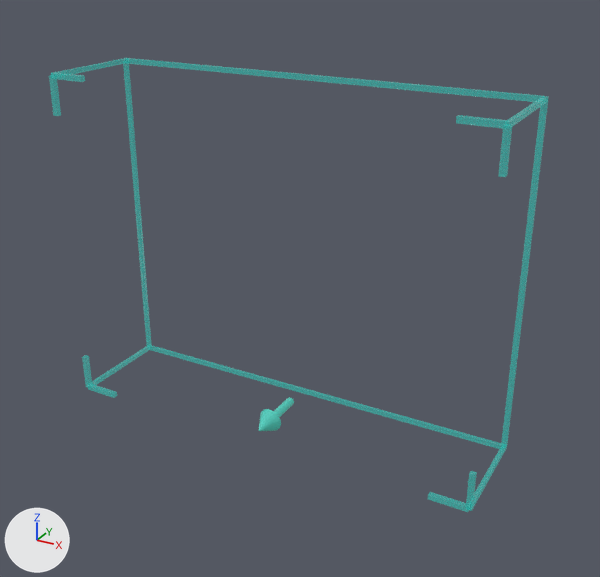
Renders of the FBX model Assets/MuseDesk/Art/Models/WallHabitat/WallHabitat_PlacementGhost.fbx from each side of a commit.
One viewpoint serves both versions: a camera (50 mm lens) standing at (0.839, -1.571, 0.676) and looking at (0.046, -0.13, -0.045). Arrows for +X, +Y and +Z are at lower left; the lights stay in place. The picture after the commit comes second. Where no turn or scale is listed for an object, it has been applied to the vertices.

The first picture shows 'WallHabitat_PlacementGhost_FacingArrow', 'WallHabitat_PlacementGhost_VolumeFrame'.
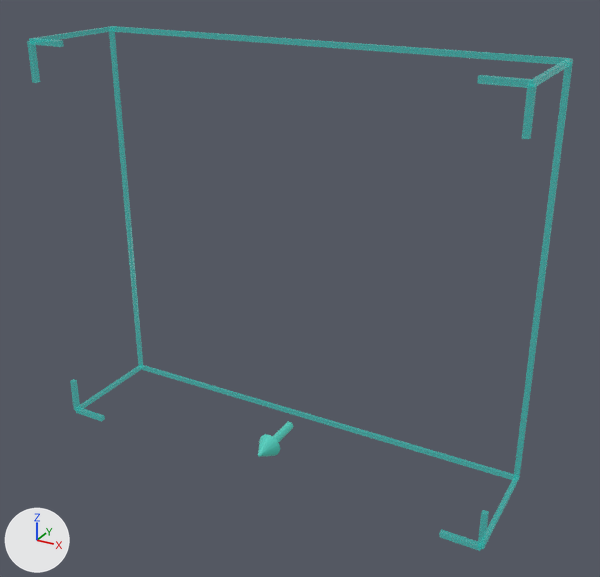
Location of each change, [x1, y1, x2, y2] in pixels of the pictures (600 x 577 px; the box of a moved part takes in the faces that stretch with it):
'WallHabitat_PlacementGhost_VolumeFrame', reshaped, moved (9% wider, 16% taller)
    before: [49, 58, 548, 512]
    after: [27, 26, 573, 551]
'WallHabitat_PlacementGhost_FacingArrow', moved
    before: [259, 397, 294, 431]
    after: [258, 422, 293, 457]
part 1 of me_cube, moved or reshaped
    before: [125, 58, 545, 102]
    after: [110, 26, 570, 65]
part 2 of me_cube, moved or reshaped
    before: [150, 345, 501, 449]
    after: [141, 365, 514, 480]
part 3 of me_cube, moved or reshaped
    before: [123, 63, 152, 347]
    after: [109, 31, 143, 366]
part 4 of me_cube, moved or reshaped
    before: [501, 100, 548, 448]
    after: [514, 62, 573, 480]
part 5 of me_cube, moved or reshaped
    before: [471, 446, 507, 511]
    after: [484, 477, 518, 548]
part 6 of me_cube, moved or reshaped
    before: [428, 492, 469, 512]
    after: [439, 529, 481, 551]
part 7 of me_cube, moved or reshaped
    before: [466, 471, 477, 511]
    after: [478, 510, 489, 549]
part 8 of me_cube, moved or reshaped
    before: [508, 96, 548, 127]
    after: [532, 58, 573, 86]
part 9 of me_cube, moved or reshaped
    before: [456, 115, 509, 129]
    after: [477, 75, 533, 88]
part 10 of me_cube, moved or reshaped
    before: [498, 125, 512, 177]
    after: [522, 84, 537, 139]
part 11 of me_cube, moved or reshaped
    before: [92, 346, 150, 385]
    after: [80, 366, 142, 408]
part 12 of me_cube, moved or reshaped
    before: [88, 384, 117, 398]
    after: [76, 407, 105, 422]
part 13 of me_cube, moved or reshaped
    before: [82, 355, 92, 387]
    after: [70, 379, 80, 411]
part 14 of me_cube, moved or reshaped
    before: [56, 58, 127, 74]
    after: [36, 27, 112, 40]
part 15 of me_cube, moved or reshaped
    before: [51, 72, 85, 82]
    after: [29, 38, 64, 47]
part 16 of me_cube, moved or reshaped
    before: [49, 75, 61, 116]
    after: [27, 41, 40, 83]

The change, as a list of edits to the scene's bpy script:
```text
Change me_cube:
    used by ob_wallhabitat_placementghost_volumeframe; location = (0.0, -0.006, 0.38)
    remove me_cube.from_pydata(...)  # 896 vertices, 864 faces; spans x -0.496..0.496, y -0.245..0.006, z -0.766..0.006
    add me_cube.from_pydata(...)  # 896 vertices, 864 faces; spans x -0.531..0.531, y -0.26..0.006, z -0.906..0.006
    me_cube part 1: the loose piece of 56 vertices spanning x -0.49..0.49, y -0.004..0.004, z -0.006..0.006 is scaled about its middle by (1.07, 1, 1)
    me_cube part 2: the loose piece of 56 vertices spanning x -0.49..0.49, y -0.004..0.004, z -0.766..-0.754 is scaled about its middle by (1.07, 1, 1), then moved by (0.0, 0.0, -0.14)
    me_cube part 3: the loose piece of 56 vertices spanning x -0.496..-0.484, y -0.004..0.004, z -0.76..0.0 is multiplied about its middle by the matrix ((1.0, 0.0, 0.0), (0.0, 1.0, 0.0), (0.0, 0.0, 1.184)), then moved by (-0.035, 0.0, -0.07)
    me_cube part 4: the loose piece of 56 vertices spanning x 0.484..0.496, y -0.004..0.004, z -0.76..0.0 is multiplied about its middle by the matrix ((1.0, 0.0, 0.0), (0.0, 1.0, 0.0), (0.0, 0.0, 1.184)), then moved by (0.035, 0.0, -0.07)
    me_cube part 5: the loose piece of 56 vertices spanning x 0.485..0.495, y -0.239..0.006, z -0.765..-0.755 is scaled about its middle by (1, 1.06, 1), then moved by (0.035, -0.008, -0.14)
    me_cube part 6: the loose piece of 56 vertices spanning x 0.405..0.49, y -0.245..-0.233, z -0.766..-0.754 is moved by (0.035, -0.015, -0.14)
    me_cube part 7: the loose piece of 56 vertices spanning x 0.484..0.496, y -0.245..-0.233, z -0.76..-0.675 is moved by (0.035, -0.015, -0.14)
    me_cube part 8: the loose piece of 56 vertices spanning x 0.485..0.495, y -0.239..0.006, z -0.005..0.005 is scaled about its middle by (1, 1.06, 1), then moved by (0.035, -0.007, 0.0)
    me_cube part 9: the loose piece of 56 vertices spanning x 0.405..0.49, y -0.245..-0.233, z -0.006..0.006 is moved by (0.035, -0.015, 0.0)
    me_cube part 10: the loose piece of 56 vertices spanning x 0.484..0.496, y -0.245..-0.233, z -0.085..0.0 is moved by (0.035, -0.015, 0.0)
    me_cube part 11: the loose piece of 56 vertices spanning x -0.495..-0.485, y -0.239..0.006, z -0.765..-0.755 is scaled about its middle by (1, 1.06, 1), then moved by (-0.035, -0.008, -0.14)
    me_cube part 12: the loose piece of 56 vertices spanning x -0.49..-0.405, y -0.245..-0.233, z -0.766..-0.754 is moved by (-0.035, -0.015, -0.14)
    me_cube part 13: the loose piece of 56 vertices spanning x -0.496..-0.484, y -0.245..-0.233, z -0.76..-0.675 is moved by (-0.035, -0.015, -0.14)
    me_cube part 14: the loose piece of 56 vertices spanning x -0.495..-0.485, y -0.239..0.006, z -0.005..0.005 is scaled about its middle by (1, 1.06, 1), then moved by (-0.035, -0.008, 0.0)
    me_cube part 15: the loose piece of 56 vertices spanning x -0.49..-0.405, y -0.245..-0.233, z -0.006..0.006 is moved by (-0.035, -0.015, 0.0)
    me_cube part 16: the loose piece of 56 vertices spanning x -0.496..-0.484, y -0.245..-0.233, z -0.085..0.0 is moved by (-0.035, -0.015, 0.0)
Change ob_wallhabitat_placementghost_volumeframe:
    ob_wallhabitat_placementghost_volumeframe.location: (0.0, -0.006, 0.38) -> (0.0, -0.006, 0.45)
Change ob_wallhabitat_placementghost_facingarrow:
    ob_wallhabitat_placementghost_facingarrow.location: (0.0, -0.14, -0.36) -> (0.0, -0.145, -0.425)
```
